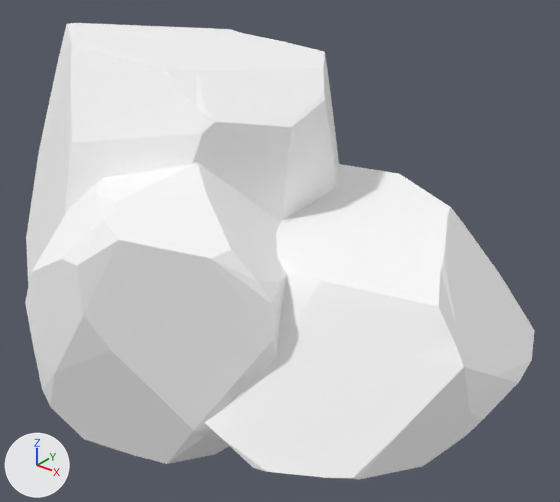
An edit to the glTF model assets/synty/tropical/models/SM_Env_Rock_Pile_05.glb, drawn before and after from the same camera.
Rendered twice from a 50 mm lens placed at (3.96, -4.48, 3.73), pointed at (0.26, 0.14, 0.86). Lighting does not change. The marker at lower left points along +X, +Y and +Z.

The first picture shows 'SM_Env_Rock_Pile_05'.
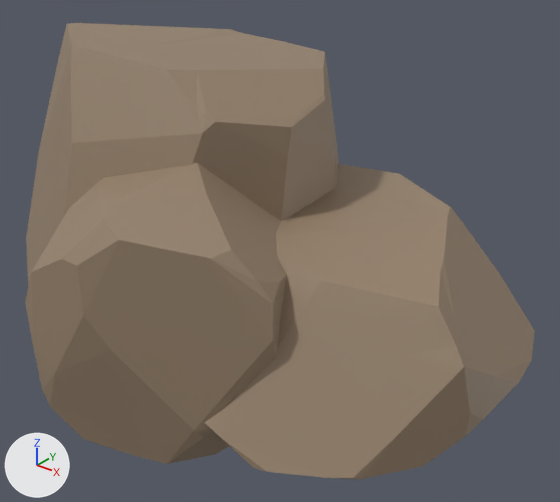
Where the change shows, as pixel boxes (x1, y1, x2, y2) in the pictures (560 x 502 px):
'SM_Env_Rock_Pile_05', surface changed (white to brown)
    both: (25, 23, 535, 480)

What the commit changed:
Picture 'PolygonNatureBiomes_Tropical_Texture_01' (img_polygonnaturebiomes_tropical_texture_01) is new.
In material 'Nature31' (mat_nature31), base_color is no longer (1.0, 1.0, 1.0), white #ffffff.
In material 'Nature31' (mat_nature31), texture is now set to img_polygonnaturebiomes_tropical_texture_01.
